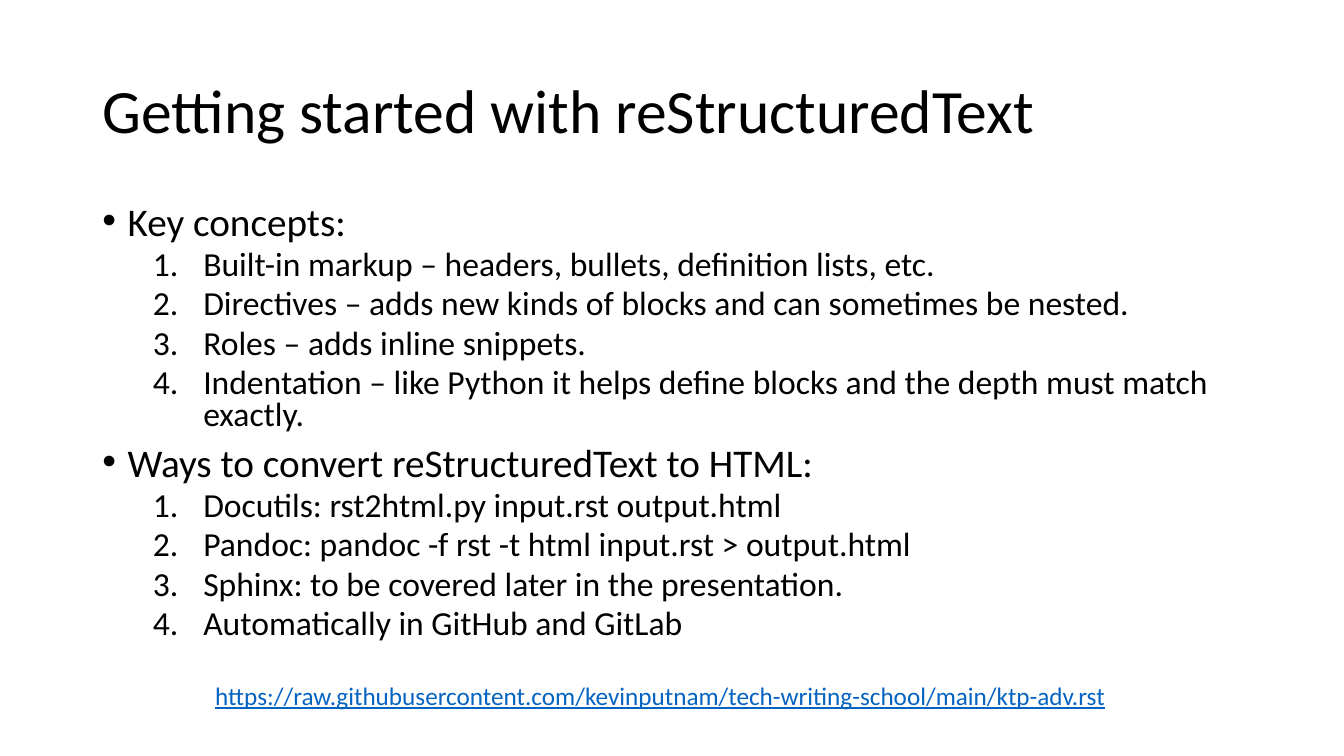
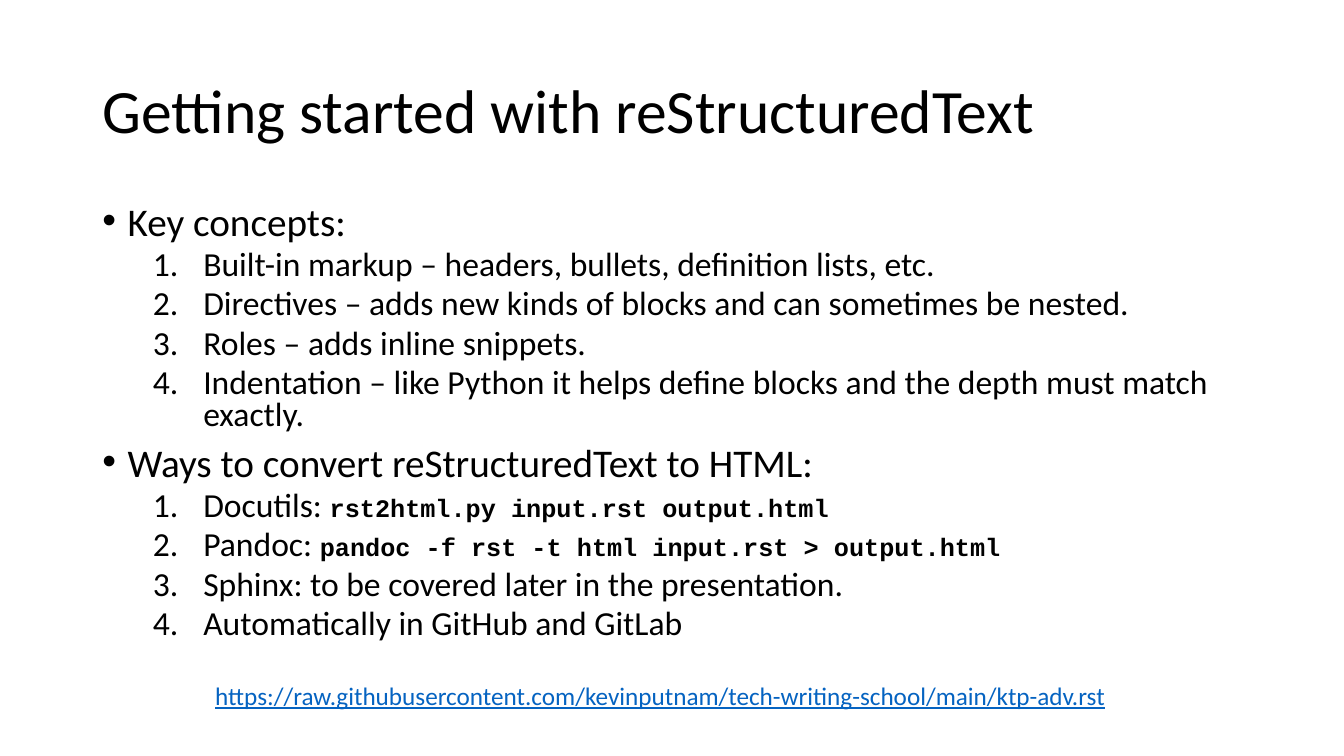
Before and after one commit to kevinputnam/tech-writing-school, a slide deck: slide 5 of _downloads/rest-sphinx-for-open-source.pptx (slide 4 before the commit). Drawn at 1344x756 pixels with LibreOffice and Linux fonts; fonts in the diff are those of the drawing. Boxes give left, top, right and bottom in pixels: in the first picture for what was removed or moved away, otherwise in the second. Text is boxed around its words. In the diff, an @@ line names an element or a change of style, - is before the commit and + after.

```diff
--- a/_downloads/rest-sphinx-for-open-source.pptx
+++ b/_downloads/rest-sphinx-for-open-source.pptx
@@ text at bbox=[203, 493, 1000, 562]: size 24 to 18 pt, font Calibri to Courier New, bold on in "rst2html.py input.rst output.html", "pandoc -f rst -t html input.rst > ..." @@
```
Also in this commit, not shown: 5 other slides changed, 2 slides added.
